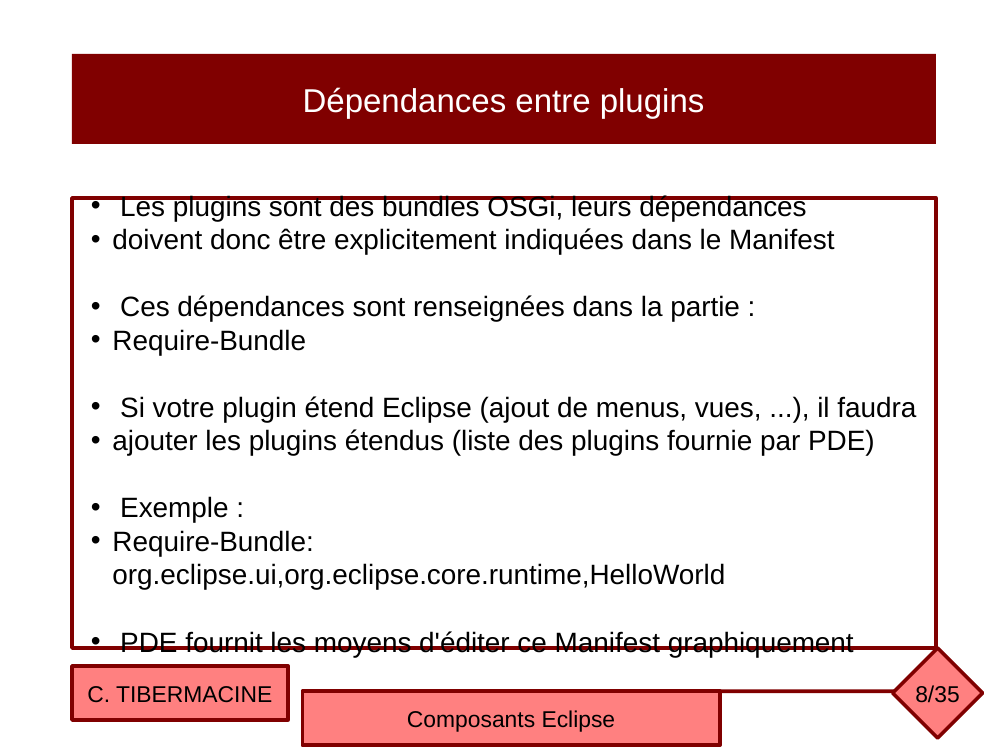
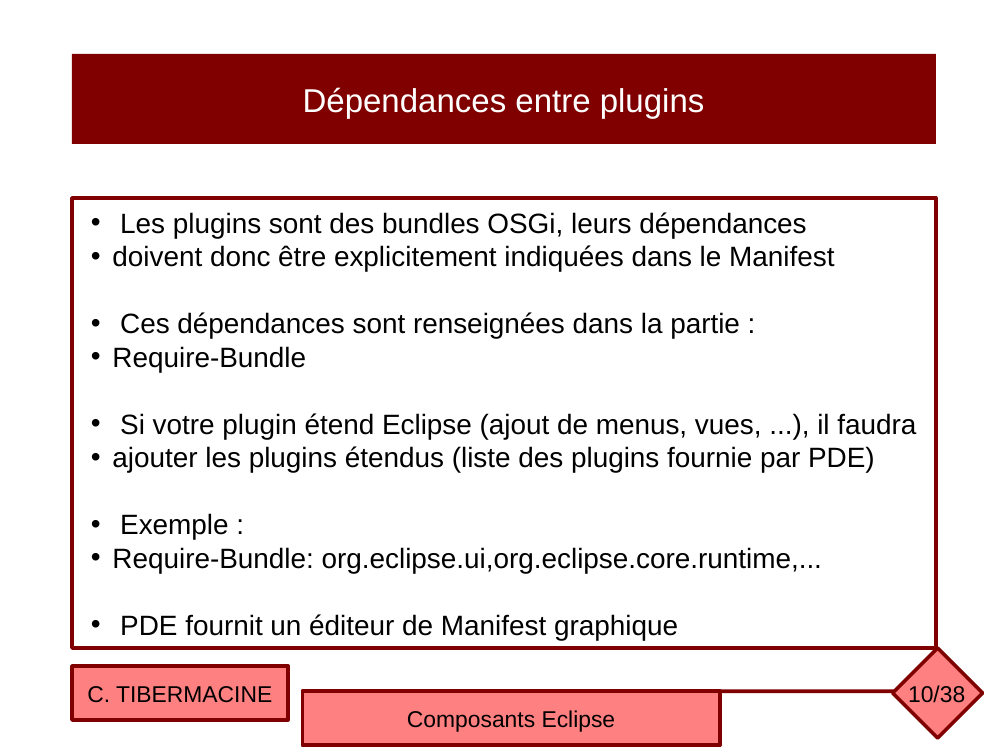
Before and after one commit to ctiber/composants, a slide deck: slide 10 of cours/cours4.odp (slide 8 before the commit). Drawn at 1008x756 pixels with LibreOffice and Linux fonts; fonts in the diff are those of the drawing. Boxes give left, top, right and bottom in pixels: in the first picture for what was removed or moved away, otherwise in the second. Text is boxed around its words. In the diff, an @@ line names an element or a change of style, - is before the commit and + after.

```diff
--- a/cours/cours4.odp
+++ b/cours/cours4.odp
@@ text in rectangle at (112, 547, 822, 640): text changed @@
-• Require-Bundle: org.eclipse.ui,org.eclipse.core.runtime,HelloWorld
-• PDE fournit les moyens d'éditer ce Manifest graphiquement
+• Require-Bundle: org.eclipse.ui,org.eclipse.core.runtime,...
+• PDE fournit un éditeur de Manifest graphique
@@ page number at (908, 685, 965, 708): text changed @@
-8/35
+10/38
```
Also in this commit, not shown: 20 other slides changed, 4 slides added, 1 slide removed, 1 other file.
